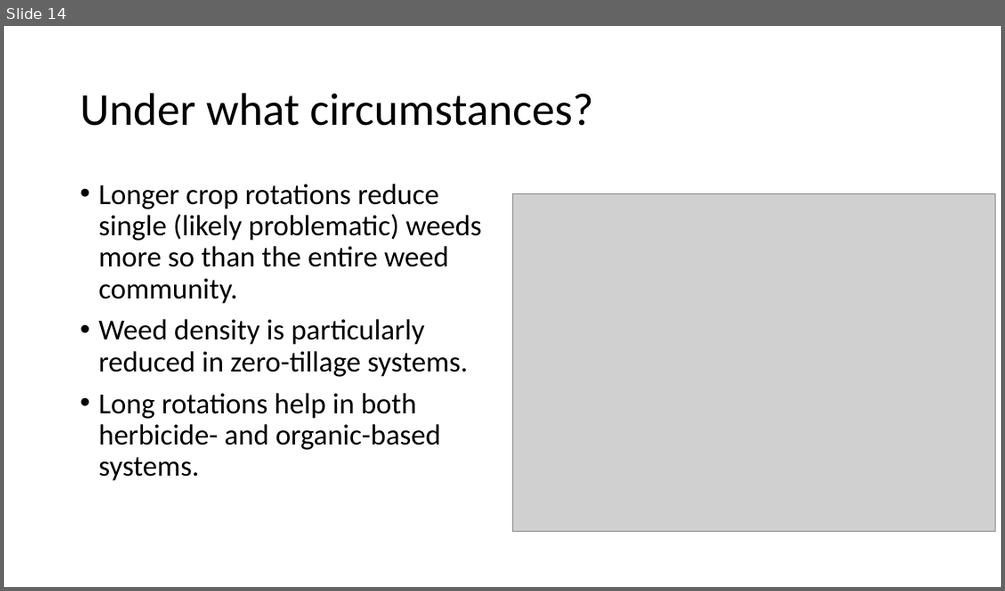
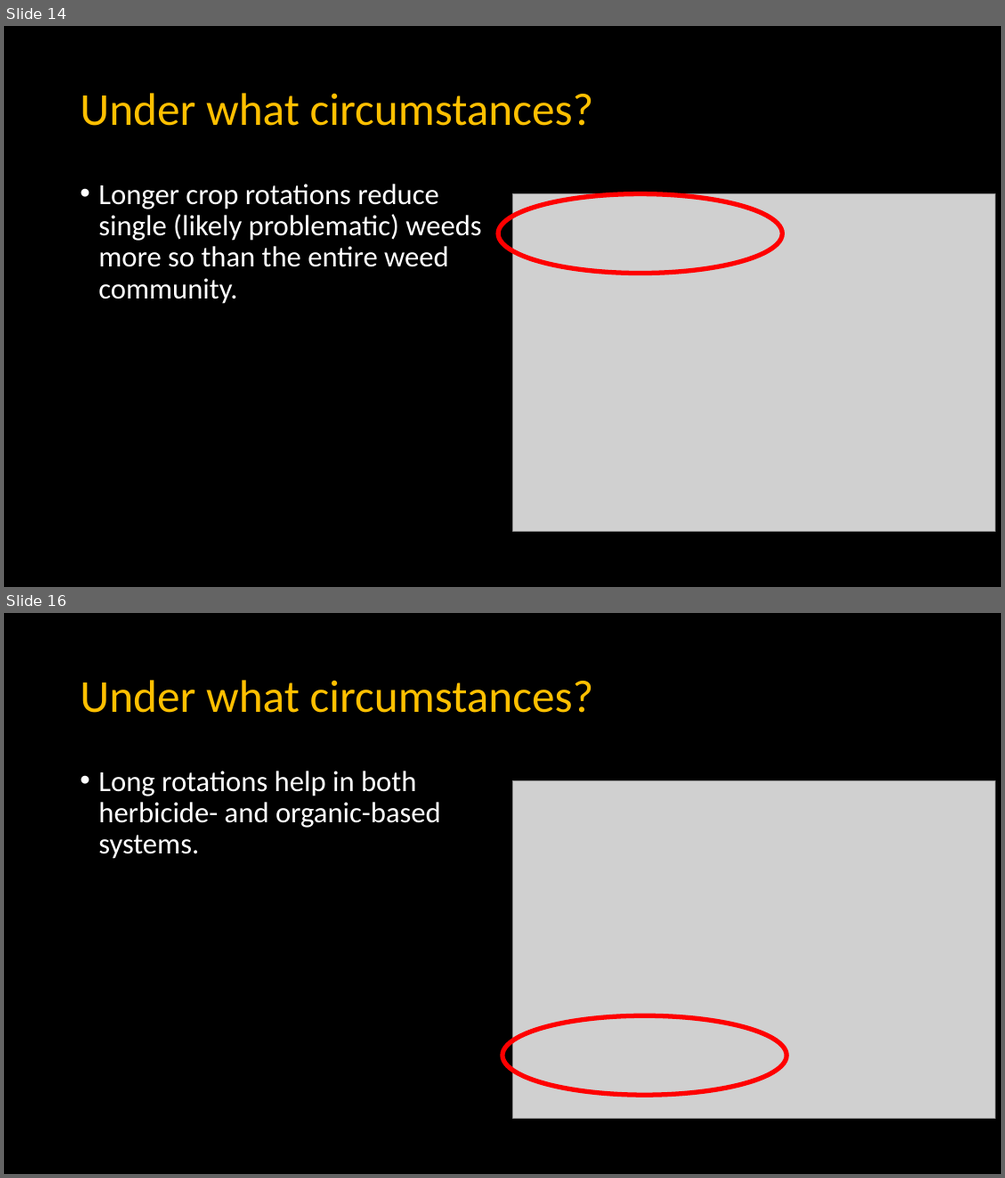
Before and after one commit to EEB698-F2018/analysis-outline-vanichols, a slide deck: Presentation_v1.pptx. Shown one above the other, each under a label of ours: slide 14 before the commit, slides 14 and 16 after it; the slides between them are not shown. The pictures are 1005x591 and 1005x1178 pixels, drawn with LibreOffice and Linux fonts; fonts in the diff are those of the drawing; grey boxes stand for pictures. Boxes give left, top, right and bottom in pixels: in the first picture for what was removed or moved away, otherwise in the second. Text is boxed around its words. In the diff, an @@ line names an element or a change of style, - is before the commit and + after.

```diff
--- a/Presentation_v1.pptx
+++ b/Presentation_v1.pptx
@@ slide 16 added at (4, 613, 1001, 1174), background #000000 @@
@@ title added at (80, 680, 594, 713), 44 pt, text #FFC000 @@
+Under what circumstances?
@@ text added at (98, 771, 441, 859), 28 pt, text #FFFFFF @@
+• Long rotations help in both herbicide- and organic-based systems.
@@ picture added at (513, 781, 995, 1119) @@
@@ ellipse added at (502, 1015, 787, 1094), outline #FF0000 4.5 pt @@
@@ slide 14 changed as well @@
@@ background #FFFFFF to #000000 @@
@@ title "Under what circumstances?" at (80, 93, 594, 126): text colour #000000 to #FFC000 @@
@@ text "Longer crop rotations reduce single ..." at (98, 184, 481, 304): text colour #000000 to #FFFFFF @@
@@ ellipse added at (498, 194, 783, 273), outline #FF0000 4.5 pt @@
@@ text at (98, 319, 468, 481): paragraphs removed @@
-• Weed density is particularly reduced in zero-tillage systems.
-• Long rotations help in both herbicide- and organic-based systems.
```
Also in this commit, not shown: 14 other slides changed, 1 other slide added.
